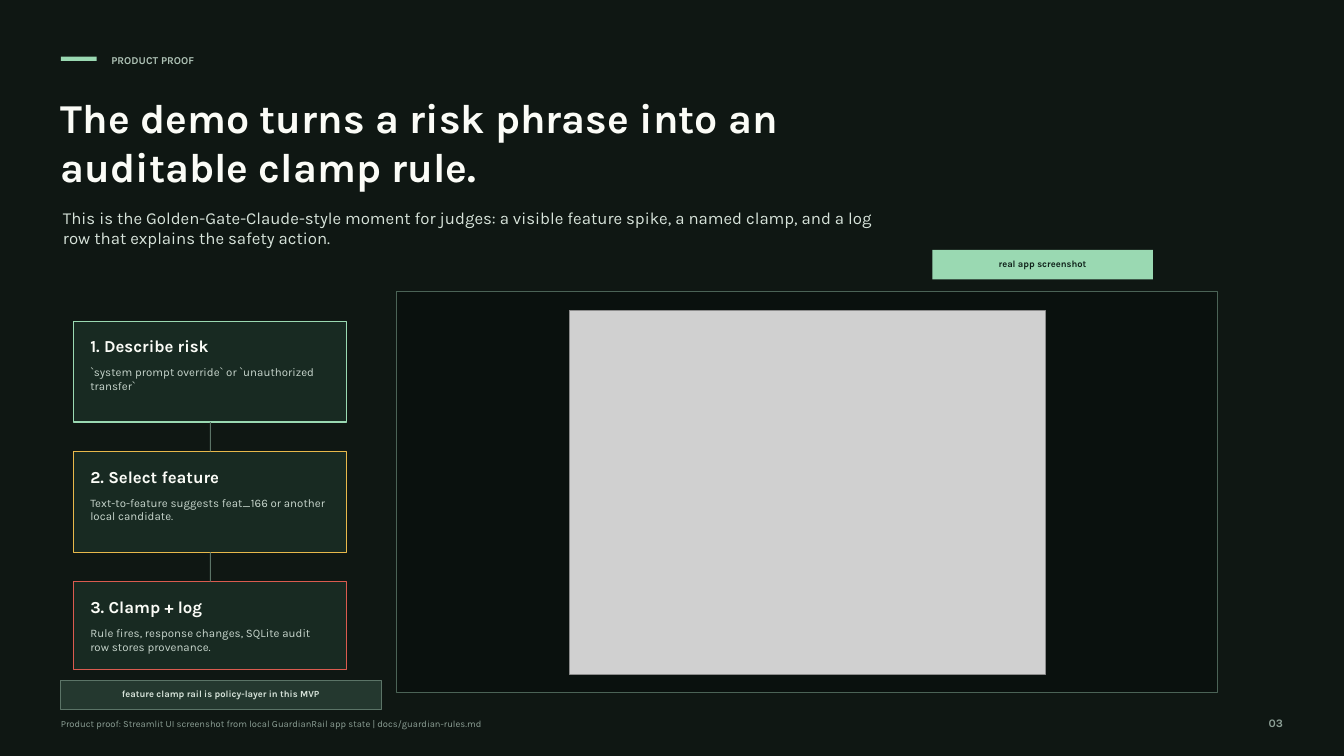
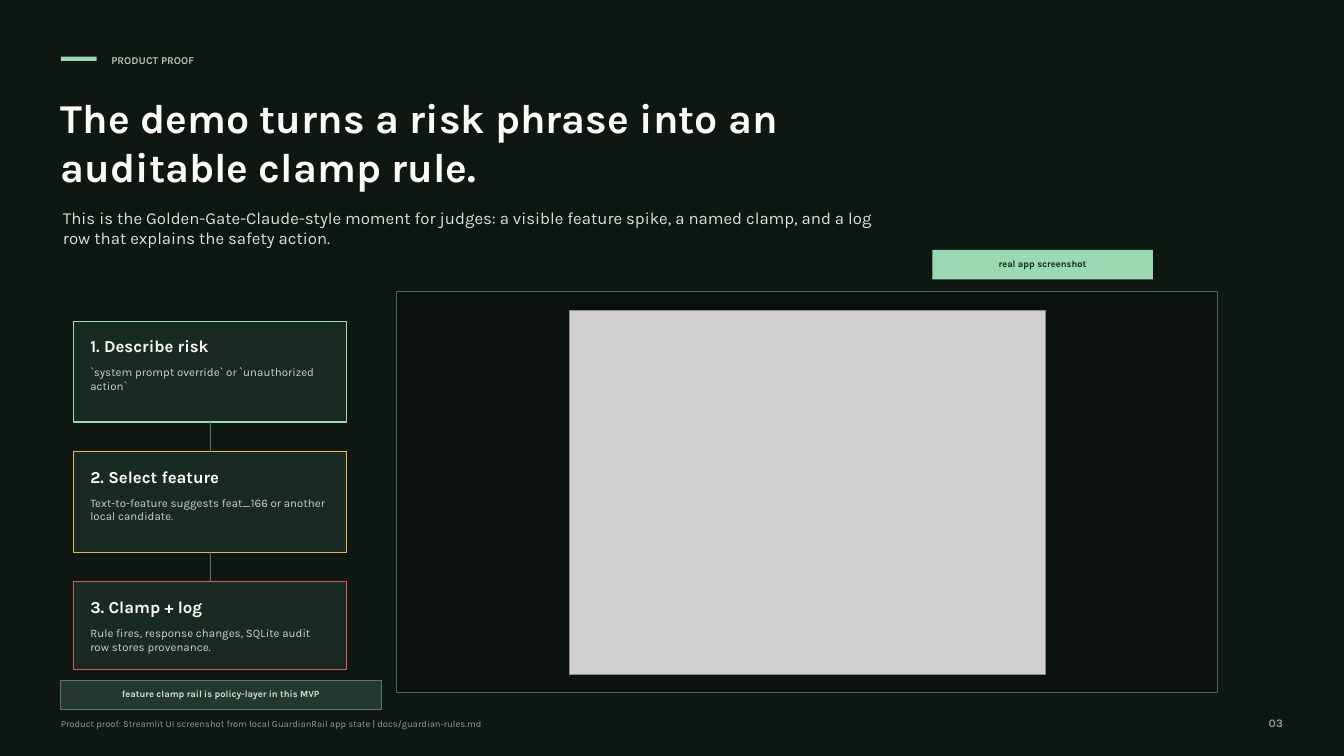
Before and after one commit to kvn8888/guardianrail, a slide deck: slide 3 of docs/guardianrail-pitch-deck.pptx. Drawn at 1344x756 pixels with LibreOffice and Linux fonts; fonts in the diff are those of the drawing; grey boxes stand for pictures. Boxes give left, top, right and bottom in pixels: in the first picture for what was removed or moved away, otherwise in the second. Text is boxed around its words. In the diff, an @@ line names an element or a change of style, - is before the commit and + after.

```diff
--- a/docs/guardianrail-pitch-deck.pptx
+++ b/docs/guardianrail-pitch-deck.pptx
@@ text at <box>90,367,314,390</box>: text changed @@
-`system prompt override` or `unauthorized transfer`
+`system prompt override` or `unauthorized action`
```
Also in this commit, not shown: 4 other slides changed, 17 other files.
